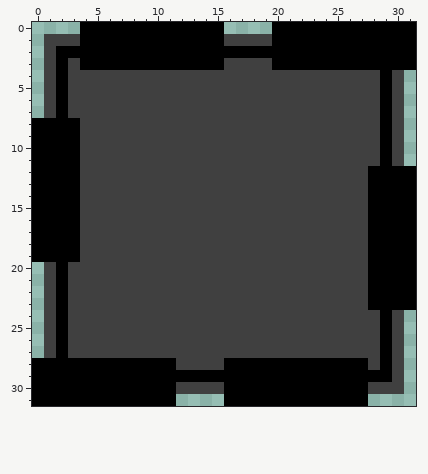
Two states of a pixel-art sprite, Assets/Sprites/9SlicedBelt2.png. Above is the file before it was changed.
The file is 32x32 pixels. Colours within 5 levels of each other are drawn and written as one.
Once edited:
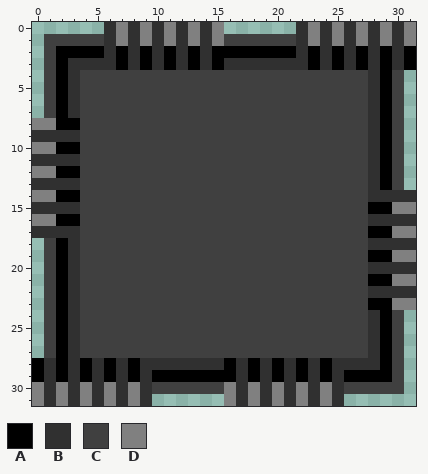
Palette (. is transparent): A #000000  B #303030  C #404040  D #808080
From old to new:
@@ x 0..31 @@
- 0 ....AAAAAAAAAAAA....AAAAAAAAAAAA
- 1 .CCCAAAAAAAAAAAACCCCAAAAAAAAAAAA
- 2 .CAAAAAAAAAAAAAAAAAAAAAAAAAAAAAA
- 3 .CACAAAAAAAAAAAACCCCAAAAAAAAAAAA
- 4 .CACCCCCCCCCCCCCCCCCCCCCCCCCCAC.
- 5 .CACCCCCCCCCCCCCCCCCCCCCCCCCCAC.
- 6 .CACCCCCCCCCCCCCCCCCCCCCCCCCCAC.
- 7 .CACCCCCCCCCCCCCCCCCCCCCCCCCCAC.
- 8 AAAACCCCCCCCCCCCCCCCCCCCCCCCCAC.
- 9 AAAACCCCCCCCCCCCCCCCCCCCCCCCCAC.
-10 AAAACCCCCCCCCCCCCCCCCCCCCCCCCAC.
-11 AAAACCCCCCCCCCCCCCCCCCCCCCCCCAC.
-12 AAAACCCCCCCCCCCCCCCCCCCCCCCCAAAA
-13 AAAACCCCCCCCCCCCCCCCCCCCCCCCAAAA
-14 AAAACCCCCCCCCCCCCCCCCCCCCCCCAAAA
-15 AAAACCCCCCCCCCCCCCCCCCCCCCCCAAAA
-16 AAAACCCCCCCCCCCCCCCCCCCCCCCCAAAA
-17 AAAACCCCCCCCCCCCCCCCCCCCCCCCAAAA
-18 AAAACCCCCCCCCCCCCCCCCCCCCCCCAAAA
-19 AAAACCCCCCCCCCCCCCCCCCCCCCCCAAAA
-20 .CACCCCCCCCCCCCCCCCCCCCCCCCCAAAA
-21 .CACCCCCCCCCCCCCCCCCCCCCCCCCAAAA
-22 .CACCCCCCCCCCCCCCCCCCCCCCCCCAAAA
-23 .CACCCCCCCCCCCCCCCCCCCCCCCCCAAAA
-24 .CACCCCCCCCCCCCCCCCCCCCCCCCCCAC.
-25 .CACCCCCCCCCCCCCCCCCCCCCCCCCCAC.
-26 .CACCCCCCCCCCCCCCCCCCCCCCCCCCAC.
-27 .CACCCCCCCCCCCCCCCCCCCCCCCCCCAC.
-28 AAAAAAAAAAAACCCCAAAAAAAAAAAACAC.
-29 AAAAAAAAAAAAAAAAAAAAAAAAAAAAAAC.
-30 AAAAAAAAAAAACCCCAAAAAAAAAAAACCC.
-31 AAAAAAAAAAAA....AAAAAAAAAAAA....
+ 0 ......BDBDBDBDBD......BDBDBDBDBD
+ 1 .CCCCCBDBDBDBDBDCCCCCCBDBDBDBDBD
+ 2 .CAAAABABABABABAAAAAAABABABABABA
+ 3 .CABBBBABABABABABBBBBBBABABABABA
+ 4 .CABCCCCCCCCCCCCCCCCCCCCCCCCBAC.
+ 5 .CABCCCCCCCCCCCCCCCCCCCCCCCCBAC.
+ 6 .CABCCCCCCCCCCCCCCCCCCCCCCCCBAC.
+ 7 .CABCCCCCCCCCCCCCCCCCCCCCCCCBAC.
+ 8 DDAACCCCCCCCCCCCCCCCCCCCCCCCBAC.
+ 9 BBBBCCCCCCCCCCCCCCCCCCCCCCCCBAC.
+10 DDAACCCCCCCCCCCCCCCCCCCCCCCCBAC.
+11 BBBBCCCCCCCCCCCCCCCCCCCCCCCCBAC.
+12 DDAACCCCCCCCCCCCCCCCCCCCCCCCBAC.
+13 BBBBCCCCCCCCCCCCCCCCCCCCCCCCBAC.
+14 DDAACCCCCCCCCCCCCCCCCCCCCCCCBBBB
+15 BBBBCCCCCCCCCCCCCCCCCCCCCCCCAADD
+16 DDAACCCCCCCCCCCCCCCCCCCCCCCCBBBB
+17 BBBBCCCCCCCCCCCCCCCCCCCCCCCCAADD
+18 .CABCCCCCCCCCCCCCCCCCCCCCCCCBBBB
+19 .CABCCCCCCCCCCCCCCCCCCCCCCCCAADD
+20 .CABCCCCCCCCCCCCCCCCCCCCCCCCBBBB
+21 .CABCCCCCCCCCCCCCCCCCCCCCCCCAADD
+22 .CABCCCCCCCCCCCCCCCCCCCCCCCCBBBB
+23 .CABCCCCCCCCCCCCCCCCCCCCCCCCAADD
+24 .CABCCCCCCCCCCCCCCCCCCCCCCCCBAC.
+25 .CABCCCCCCCCCCCCCCCCCCCCCCCCBAC.
+26 .CABCCCCCCCCCCCCCCCCCCCCCCCCBAC.
+27 .CABCCCCCCCCCCCCCCCCCCCCCCCCBAC.
+28 ABABABABABBBBBBBABABABABABBBBAC.
+29 ABABABABABAAAAAAABABABABABAAAAC.
+30 DBDBDBDBDBCCCCCCDBDBDBDBDBCCCCC.
+31 DBDBDBDBDB......DBDBDBDBDB......
